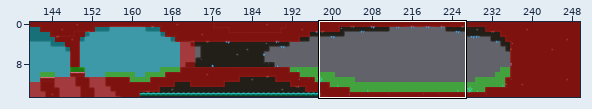
Level history. Tiled map: PlatformGame-main/Assets/Maps/Level3Map.tmx. The picture above shows the old version from afar; the outline marks the close-up.
Close-up. As it was:
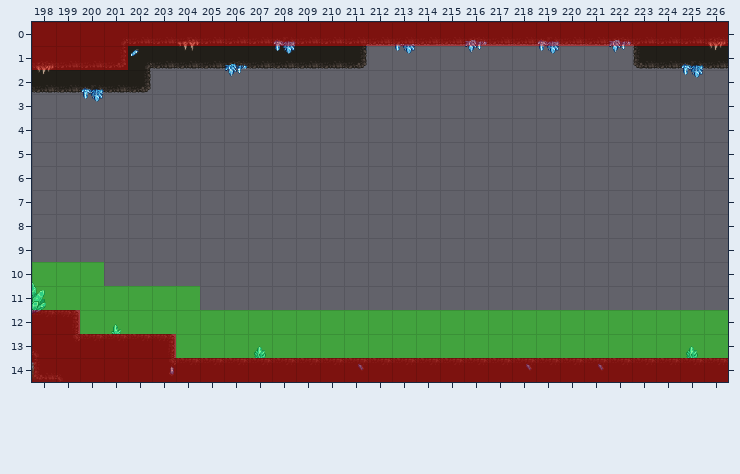
Cells are 32x32 px. Shown: x 198..226, y 0..14. The commit also changed other parts of the map, which this record leaves out.
The same view after the edit:
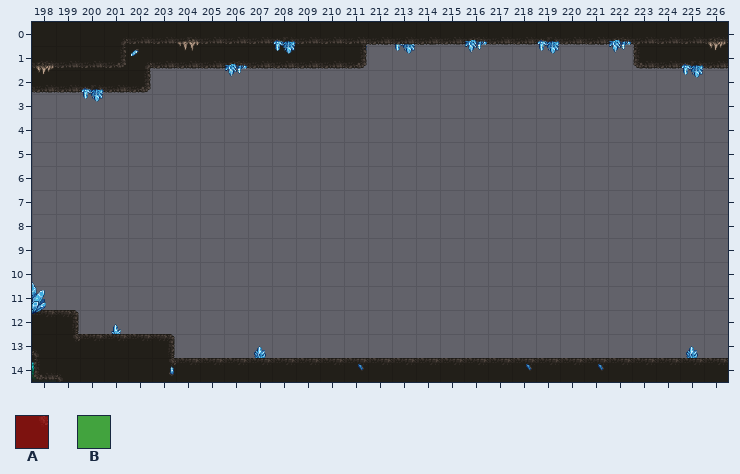
Key: from "MapMetadata": A 0, B 1.
_ is an empty cell.
See-through tiles are keyed as they look on the map.
Message: Level 3 map - navigation and upgrade
From old to new:
Layer "Navigation" (now hidden):
y 0: x 198..226 AAAAAAAAAAAAAAAAAAAAAAAAAAAAA -> _____________________________
y 1: x 198..201 AAAA -> ____
y 10: x 198..200 BBB -> ___
y 11: x 198..204 BBBBBBB -> _______
y 12: x 198..226 AABBBBBBBBBBBBBBBBBBBBBBBBBBB -> _____________________________
y 13: x 198..226 AAAAAABBBBBBBBBBBBBBBBBBBBBBB -> _____________________________
y 14: x 198..226 AAAAAAAAAAAAAAAAAAAAAAAAAAAAA -> _____________________________
Where, in picture pixels (left, top, right, bottom), the same in both close-ups:
removed: (32, 22, 728, 70)
removed: (32, 262, 728, 382)
